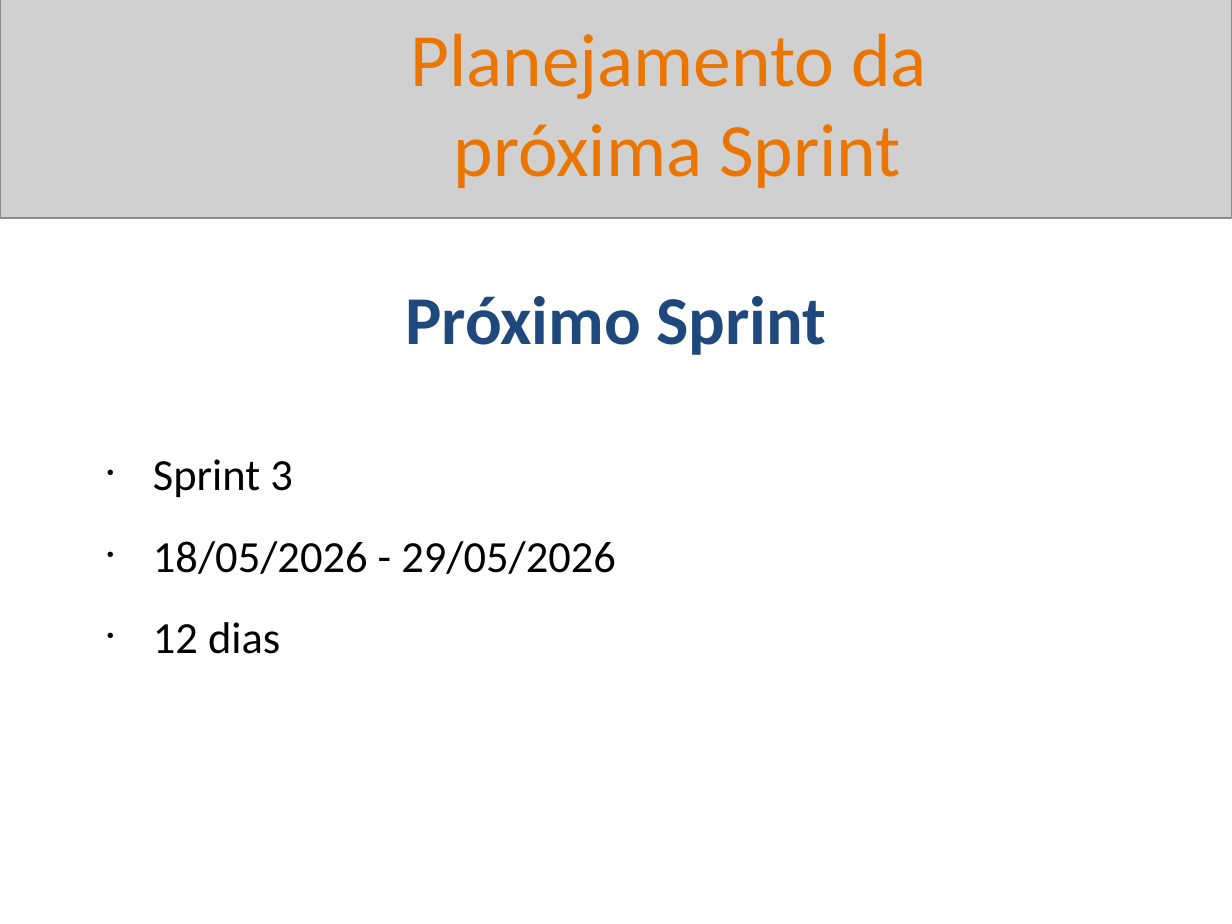
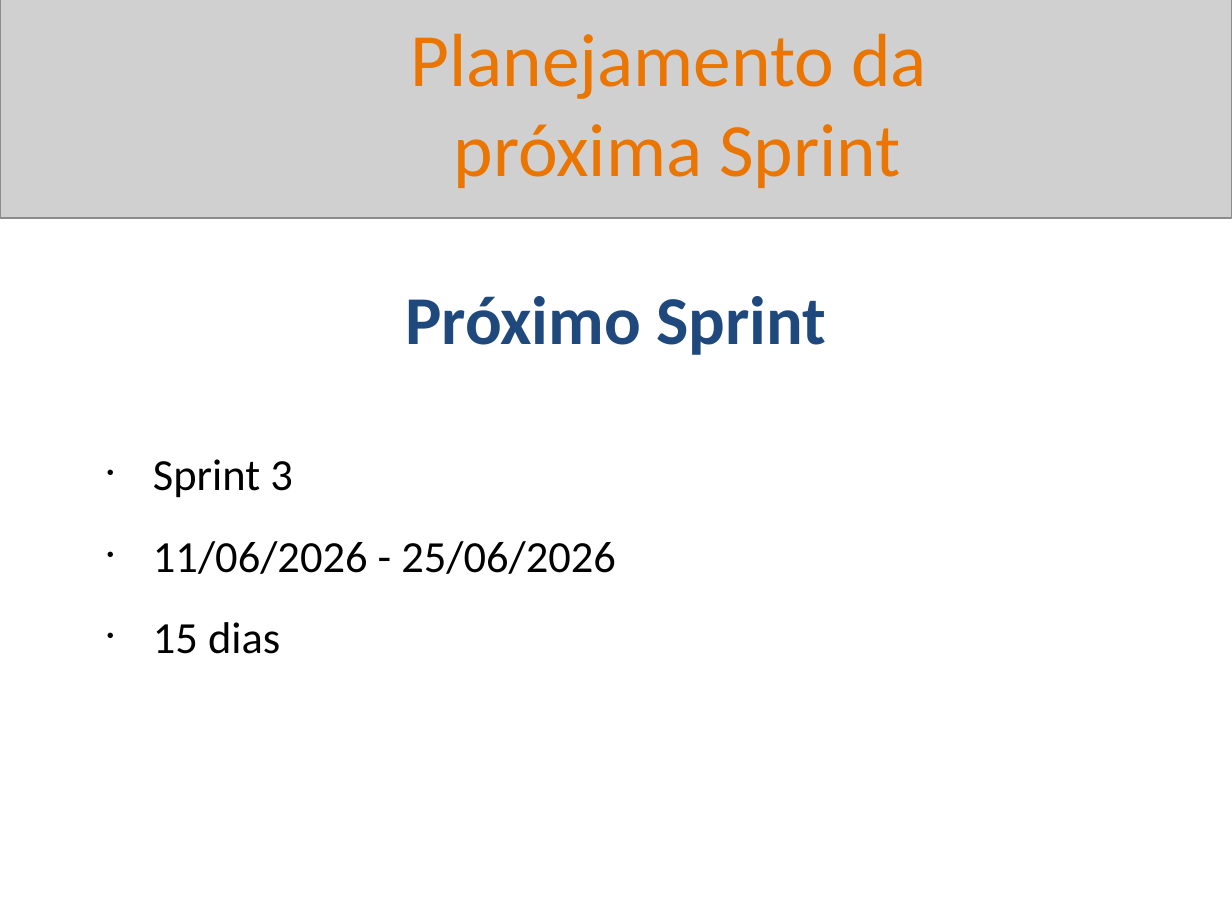
Before and after one commit to BetoFigu66/AgenteAssistenteDeVendas, a slide deck: slide 25 of artefatos/gerente_de_projetos/reports/sprint_02_20260510_Interno.pptx (slide 16 before the commit). Drawn at 1232x924 pixels with LibreOffice and Linux fonts; fonts in the diff are those of the drawing; grey boxes stand for pictures. Boxes give left, top, right and bottom in pixels: in the first picture for what was removed or moved away, otherwise in the second. Text is boxed around its words. In the diff, an @@ line names an element or a change of style, - is before the commit and + after.

Commit message:
criação de novas issues no board e atualização do relatório sprint 02

```diff
--- a/artefatos/gerente_de_projetos/reports/sprint_02_20260510_Interno.pptx
+++ b/artefatos/gerente_de_projetos/reports/sprint_02_20260510_Interno.pptx
@@ subtitle at [153, 541, 616, 654]: text changed @@
-• 18/05/2026 - 29/05/2026
-• 12 dias
+• 11/06/2026 - 25/06/2026
+• 15 dias
```
Also in this commit, not shown: 6 other slides changed, 9 slides added, 15 other files.
